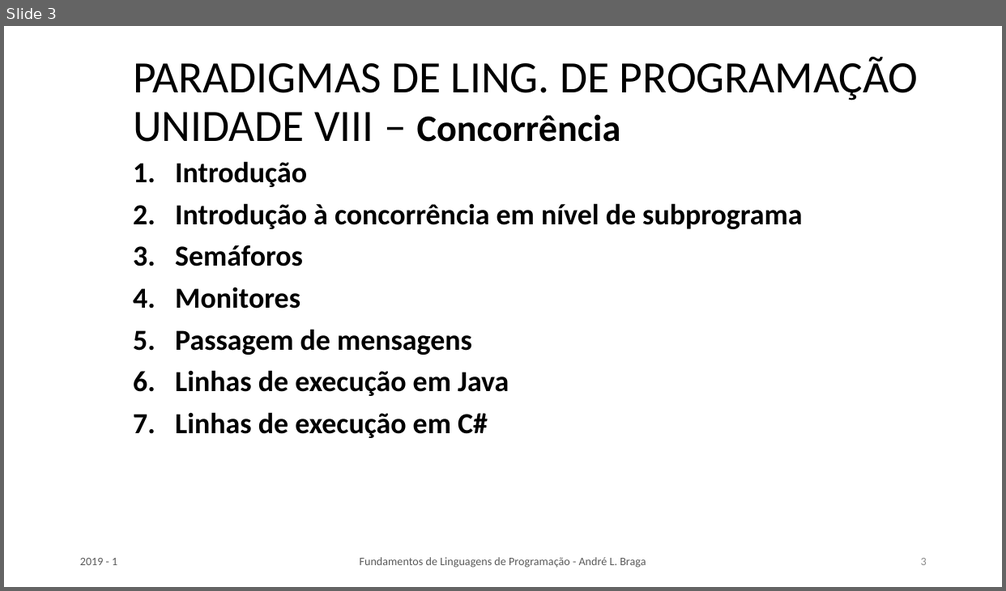
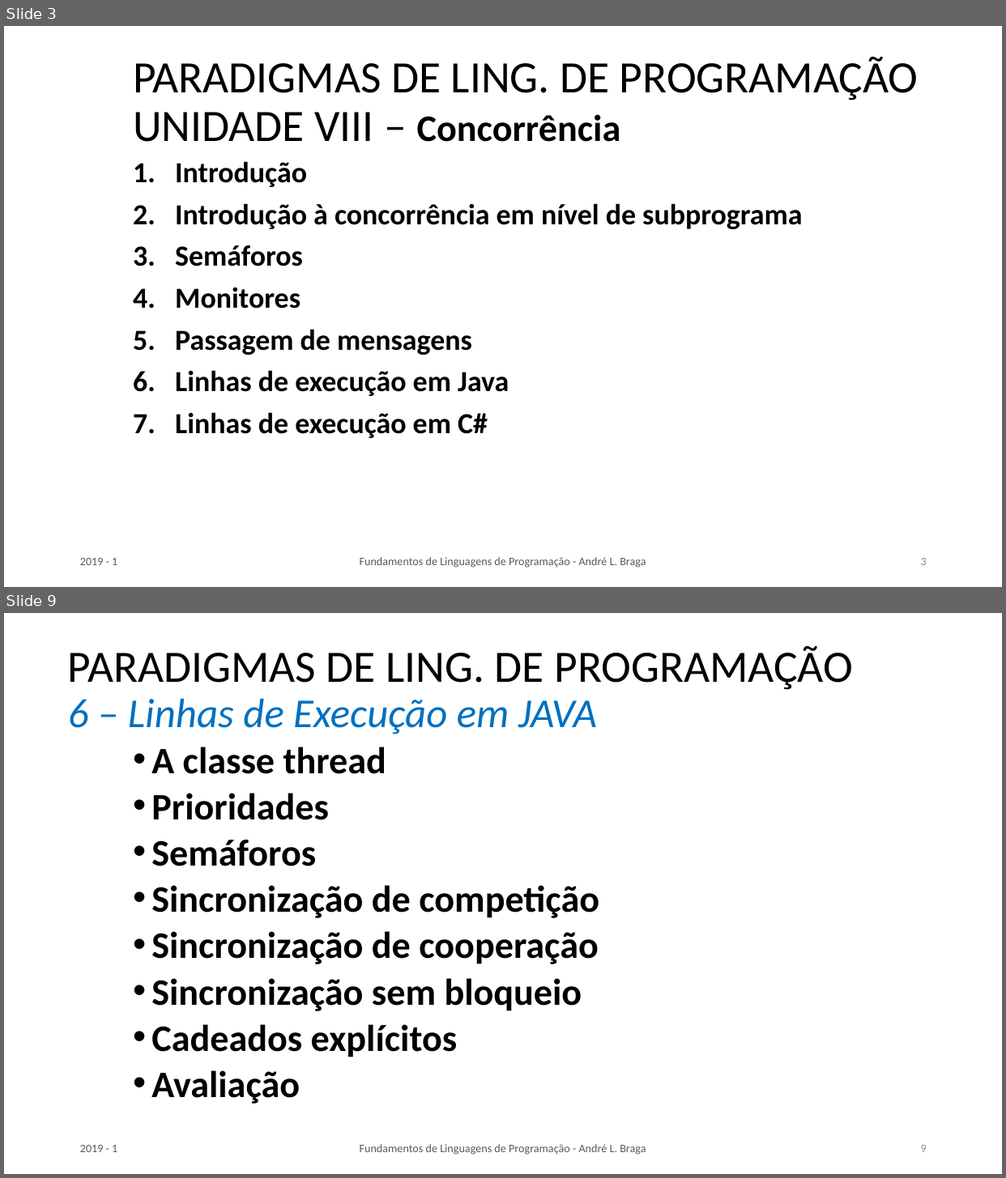
Before and after one commit to LeoCaronezi/CURSOS, a slide deck: CCT0686_PARADIGMAS_DE_LINGUAGENS_DE_PROGRAMACAO/CCT0656_PARADIGMAS_L_PROGI_Aula_07 - PA13_PA14.pptx. Shown one above the other, each under a label of ours: slide 3 before the commit, slides 3 and 9 after it; the slides between them are not shown. The pictures are 1006x591 and 1006x1178 pixels, drawn with LibreOffice and Linux fonts; fonts in the diff are those of the drawing. Boxes give left, top, right and bottom in pixels: in the first picture for what was removed or moved away, otherwise in the second. Text is boxed around its words. In the diff, an @@ line names an element or a change of style, - is before the commit and + after.

```diff
--- a/CCT0686_PARADIGMAS_DE_LINGUAGENS_DE_PROGRAMACAO/CCT0656_PARADIGMAS_L_PROGI_Aula_07 - PA13_PA14.pptx
+++ b/CCT0686_PARADIGMAS_DE_LINGUAGENS_DE_PROGRAMACAO/CCT0656_PARADIGMAS_L_PROGI_Aula_07 - PA13_PA14.pptx
@@ slide 9 added at box(4, 613, 1002, 1174), background #FFFFFF @@
@@ title added at box(68, 646, 854, 735), 43.2 pt, text #000000 @@
+PARADIGMAS DE LING. DE PROGRAMAÇÃO
+6 – Linhas de Execução em JAVA
@@ text added at box(151, 747, 599, 1104), 36 pt, text #000000, bold @@
+• A classe thread
+• Prioridades
+• Semáforos
+• Sincronização de competição
+• Sincronização de cooperação
+• Sincronização sem bloqueio
+• Cadeados explícitos
+• Avaliação
@@ text added at box(80, 1145, 117, 1152), 11 pt, text #595959 @@
+2019 - 1
@@ text added at box(360, 1144, 646, 1155), 11 pt, text #595959 @@
+Fundamentos de Linguagens de Programação - André L. Braga
@@ page number added at box(921, 1145, 927, 1152), 11 pt, text #8C8C8C @@
+9
```
Also in this commit, not shown: 6 other slides added, 7 other files.
